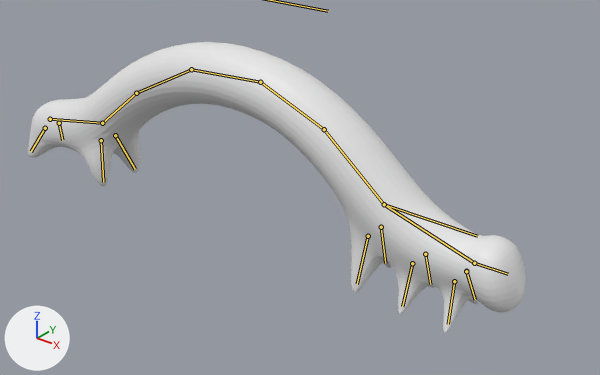
The Blender file Models/Characters/inchwormCharacter1.blend, before and after one commit.
The view is the same before and after, from a 50 mm camera at (11.4, -11.9, 9.03) aimed at (1.58, 0.37, 1.42). Every picture has the same lights, and +X, +Y and +Z are marked at lower left. The bones that bend it are drawn over the model as lines.

Names of what the first picture shows: 'peelar.001'.
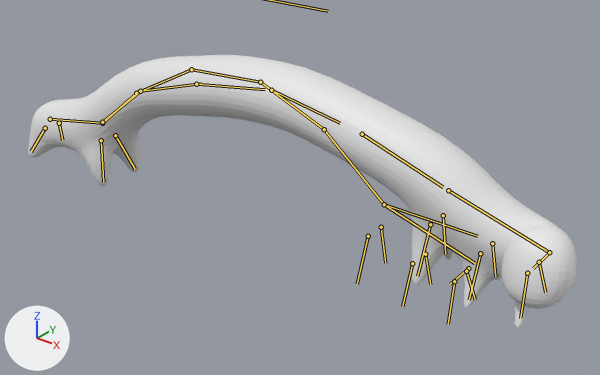
The newer file adds an action. The first version stands in its rest pose; the second is drawn at frame 20 of the action 'Idle'.

Where the change shows, as pixel boxes [x1, y1, x2, y2] in the pictures (600 x 375 px):
```json
{"object": "peelar.001", "change": "posed", "before": [28, 42, 526, 333], "after": [28, 55, 577, 328], "on screen": "10% wider, 6% shorter"}
{"bone": "Head", "before": "(474, 263) to (508, 274)", "after": "(549, 252) to (533, 268)"}
```

Edits to the scene script, one JSON object a line:
```json
{"block": "bone_stretchcontroller_001", "where": "bone_stretchcontroller_001 = bpy.data.objects['peelar'].pose.bones['stretchController.001']"}
{"op": "set", "path": "bone_stretchcontroller_001.location", "old": "(0.0, 0.0, 0.0)", "new": "(0.14, 0.07, 0.0)"}
{"op": "set", "path": "bone_stretchcontroller_001.scale", "old": "(1.0, 1.0, 1.0)", "new": "(0.53, 1.0, 1.0)"}
{"block": "bone_stretchcontroller_002", "where": "bone_stretchcontroller_002 = bpy.data.objects['peelar'].pose.bones['stretchController.002']"}
{"op": "set", "path": "bone_stretchcontroller_002.location", "old": "(0.0, 0.0, 0.0)", "new": "(0.13, -0.3, 0.0)"}
{"op": "set", "path": "bone_stretchcontroller_002.scale", "old": "(1.0, 1.0, 1.0)", "new": "(0.53, 1.0, 1.0)"}
{"block": "bone_stretchcontroller_003", "where": "bone_stretchcontroller_003 = bpy.data.objects['peelar'].pose.bones['stretchController.003']"}
{"op": "set", "path": "bone_stretchcontroller_003.location", "old": "(0.0, 0.0, 0.0)", "new": "(0.28, -0.1, 0.0)"}
{"op": "set", "path": "bone_stretchcontroller_003.scale", "old": "(1.0, 1.0, 1.0)", "new": "(0.53, 1.0, 1.0)"}
{"block": "bone_stretchcontroller_004", "where": "bone_stretchcontroller_004 = bpy.data.objects['peelar'].pose.bones['stretchController.004']"}
{"op": "set", "path": "bone_stretchcontroller_004.location", "old": "(0.0, 0.0, 0.0)", "new": "(0.89, 0.14, 0.0)"}
{"op": "set", "path": "bone_stretchcontroller_004.scale", "old": "(1.0, 1.0, 1.0)", "new": "(0.53, 1.0, 1.0)"}
{"block": "bone_stretchcontroller_005", "where": "bone_stretchcontroller_005 = bpy.data.objects['peelar'].pose.bones['stretchController.005']"}
{"op": "set", "path": "bone_stretchcontroller_005.location", "old": "(0.0, 0.0, 0.0)", "new": "(1.31, 0.69, 0.0)"}
{"op": "set", "path": "bone_stretchcontroller_005.scale", "old": "(1.0, 1.0, 1.0)", "new": "(0.53, 1.0, 1.0)"}
{"block": "bone_head", "where": "bone_head = bpy.data.objects['peelar'].pose.bones['Head']  # child of 'FrontBody'"}
{"op": "set", "path": "bone_head.rotation_quaternion", "old": "(1.0, 0.0, 0.0, 0.0)", "new": "(1.0, 1.0, 0.0, 0.0)", "note": "degrees (0, 0, 0) -> degrees (90, 0, 0)"}
```
